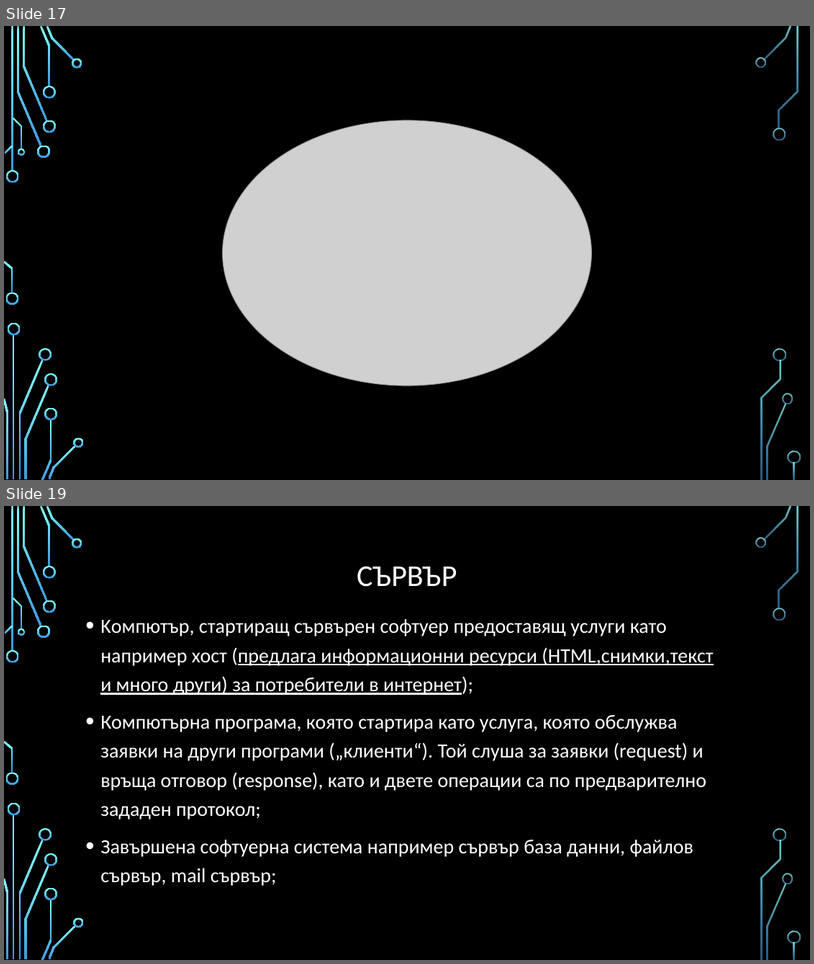
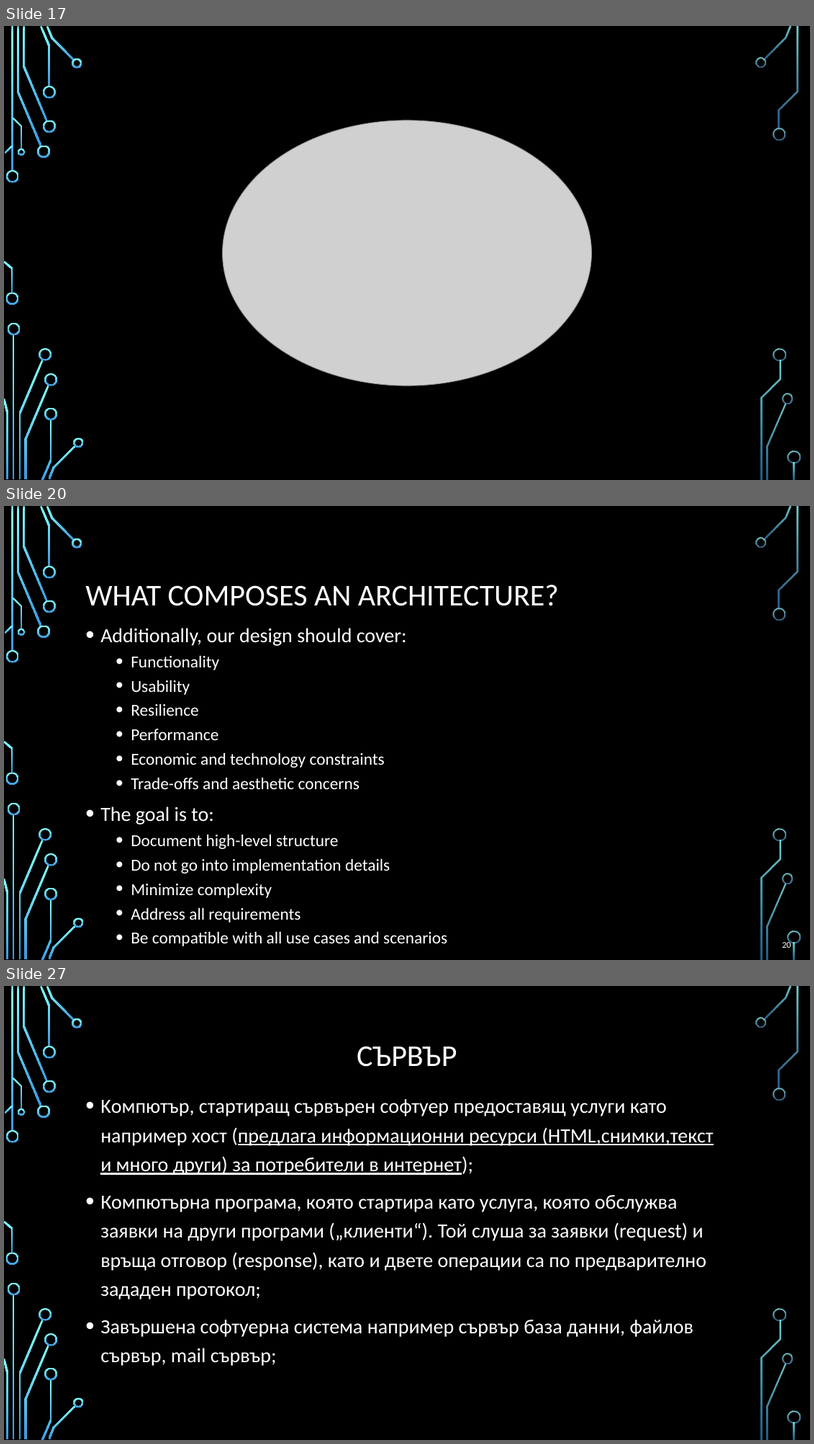
Before and after one commit to profjordanov/hybrid-app-development, a slide deck: 00. Lecture/basics_and_beyond.pptx. Shown one above the other, each under a label of ours: slides 17 and 19 before the commit, slides 17, 20 and 27 after it; the slides between them are not shown. The pictures are 814x964 and 814x1444 pixels, drawn with LibreOffice and Linux fonts; fonts in the diff are those of the drawing; grey boxes stand for pictures; background and template pictures are left out. Boxes give left, top, right and bottom in pixels: in the first picture for what was removed or moved away, otherwise in the second. Text is boxed around its words. In the diff, an @@ line names an element or a change of style, - is before the commit and + after.

```diff
--- a/00. Lecture/basics_and_beyond.pptx
+++ b/00. Lecture/basics_and_beyond.pptx
@@ slide 20 added at (4,506,810,960), background picture (left out); not listed: 36 template elements that a slide beside it also shows @@
@@ title added at (85,584,559,606), 36 pt, text #FFFFFF @@
+WHAT COMPOSES AN ARCHITECTURE?
@@ text added at (100,628,448,946), 20 pt, text #FFFFFF @@
+• Additionally, our design should cover:
+  • Functionality
+  • Usability
+  • Resilience
+  • Performance
+  • Economic and technology constraints
+  • Trade-offs and aesthetic concerns
+• The goal is to:
+  • Document high-level structure
+  • Do not go into implementation details
+  • Minimize complexity
+  • Address all requirements
+  • Be compatible with all use cases and scenarios
@@ page number added at (782,940,791,947), 10.5 pt, text #FFFFFF @@
+20
@@ what was slide 19 is now slide 27 @@
```
Also in this commit, not shown: 7 other slides added.
